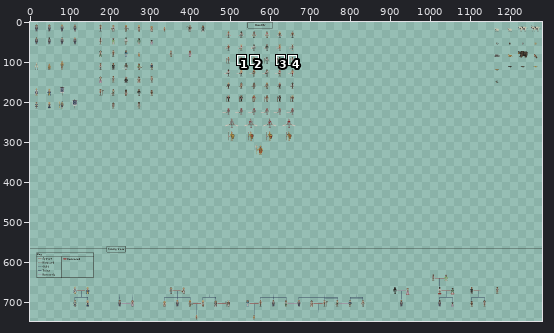
A sprite sheet gets an edit: Assets/Development/Dev_Characters/CharacterSheet.png. Above, an overview of the earlier version with the close-up marked.
Close-up. Before:
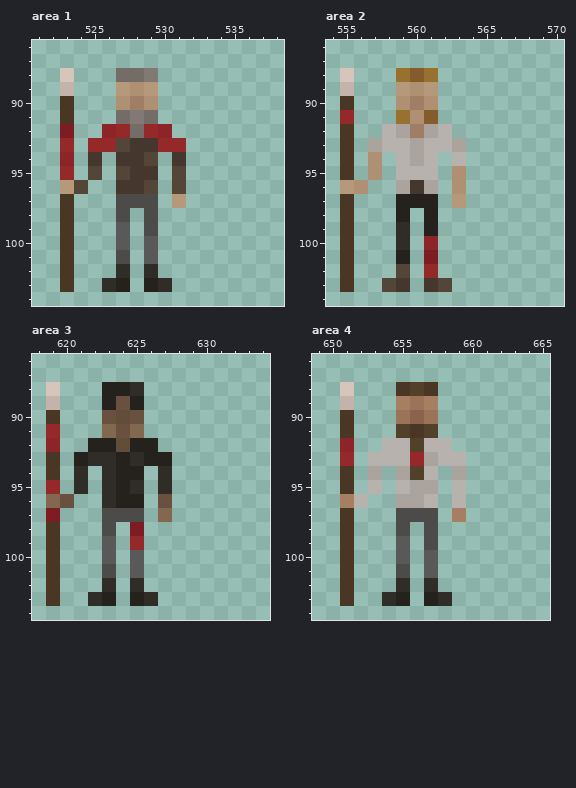
The file is 1280x1280 pixels. Colours within 5 levels of each other are drawn and written as one. Shown: area 1: x 521..538, y 86..104; area 2: x 554..570, y 86..104; area 3: x 618..634, y 86..104; area 4: x 649..665, y 86..104. The wide view leaves out empty margins. The commit also changed other parts of the picture, which this record leaves out.
Now the later version:
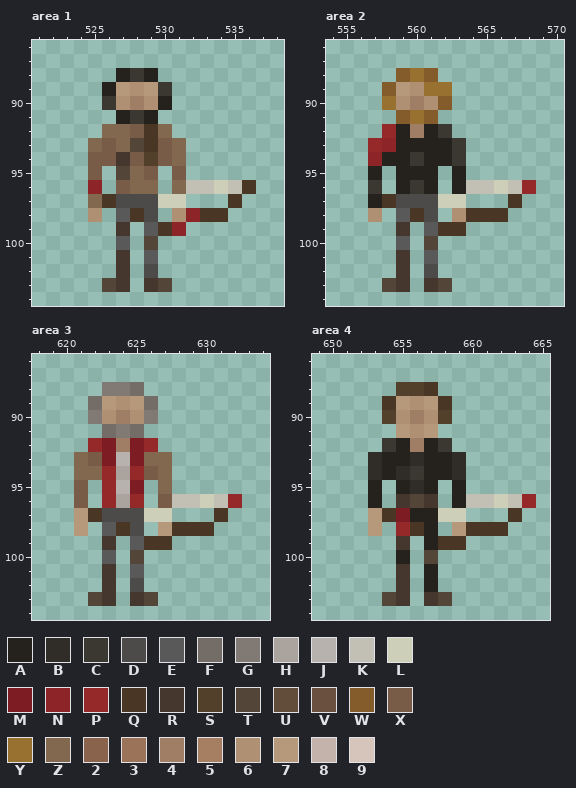
Palette (. is transparent): A #25221e  B #302d28  C #3b3832  D #4c4b4a  E #595959  F #746c67  G #817a74  H #aba39d  J #b7b2ad  K #c2bfb5  L #cecfb8  M #7e1c24  N #8d2428  P #952828  Q #493625  R #45372d  S #52402a  T #534639  U #614d39  V #6a503e  W #845b2a  X #785c47  Y #987030  Z #82684e  2 #8a634d  3 #9b7359  4 #a07e65  5 #a67e61  6 #af9073  7 #b6997a  8 #c4b3ab  9 #d5c5bb
The edit:
Changed rows in their new state; - is an unchanged pixel.
Area 1:
first column x 523:
 88 .---ACA-------
 89 .--A---C------
 90 .--C---A------
 91 .---ACA-------
 92 .--ZZXQZ------
 93 .-ZXZTQXZ-----
 94 .-XX-XSXZ-----
 95 .-X--ZX-X-----
 96 ..N-XZZ-ZKKLKQ
 97 .-ZQ---LL---Q-
 98 .-6-EQ--6NQQ--
 99 .---R-EQN-----
100 .-----T-------
101 .---R---------
102 .---R-D-------
103 .--TR-RT------
Area 2:
first column x 555:
 88 .---WYW-------
 89 .--W--YY------
 90 .--Y---W------
 91 .---WY--------
 92 .--PA-AC------
 93 .-PNAAAAC-----
 94 .-NAACAAC-----
 95 .-A-AAA-A-----
 96 ..C-ACA-AKKLKP
 97 .-AQDDDLL---Q-
 98 .-6-EQD-6QQQ--
 99 .---R-EQQ-----
100 .---E-T-------
101 .---R-E-------
102 .---R-D-------
103 .-------------
Area 3:
first column x 619:
 88 .---GGF-------
 89 .--F767F------
 90 .--G646G------
 91 .---FGF-------
 92 .--PM4MP------
 93 .-ZXMJMZZ-----
 94 .-ZZPHPXZ-----
 95 .-X-PJM-Z-----
 96 ..X-PHP-XKKLKP
 97 .-7Q---LL---Q-
 98 .-7-EQD-7QQQ--
 99 .---R-EQQ-----
100 .-----T-------
101 .---R---------
102 .---R-D-------
103 .--TR-RT------
Area 4:
first column x 651:
 88 .---S---------
 89 .--Q767Q------
 90 .--S646S------
 91 .---767-------
 92 .--CA4AC------
 93 .-BAABAAB-----
 94 .-BABCAAB-----
 95 .-A-ABA-A-----
 96 ..A-RTR-AKKLKP
 97 .-7QMAALL---Q-
 98 .-7-PQA-7QQQ--
 99 .---R-AQQ-----
100 .---A-T-------
101 .---R-A-------
102 .---R-A-------
103 .--TR-RT------
